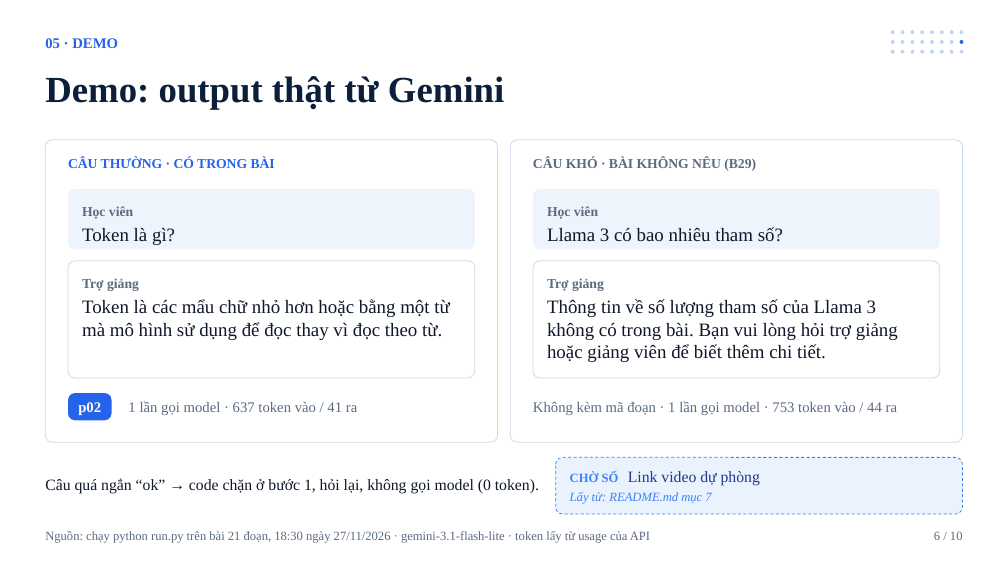
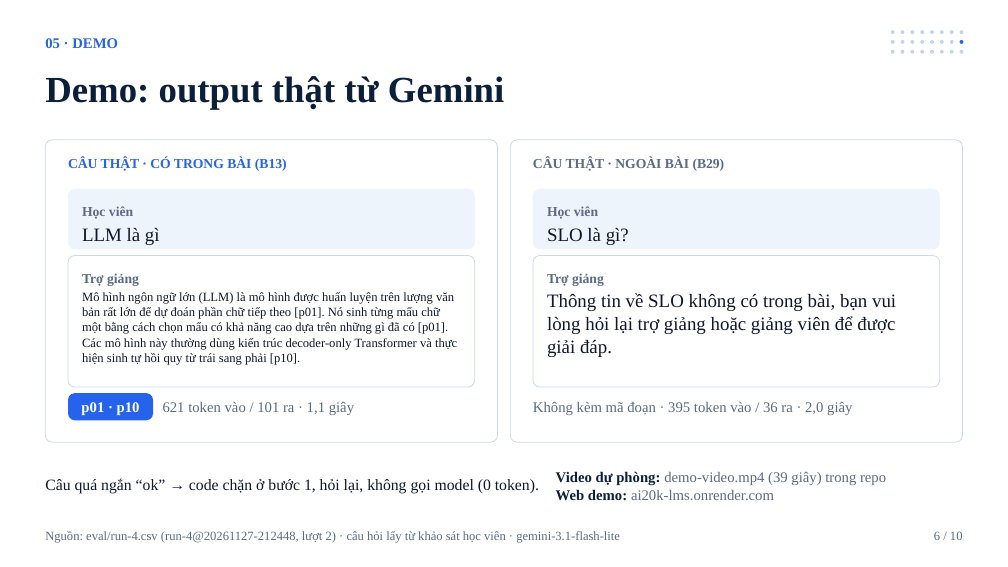
Before and after one commit to 24022404/24022-K5-Day15-L3A-Fightingggg, a slide deck: slide 6 of slides/demo-slides.pptx. Drawn at 1008x567 pixels with LibreOffice and Linux fonts; fonts in the diff are those of the drawing. Boxes give left, top, right and bottom in pixels: in the first picture for what was removed or moved away, otherwise in the second. Text is boxed around its words. In the diff, an @@ line names an element or a change of style, - is before the commit and + after.

```diff
--- a/slides/demo-slides.pptx
+++ b/slides/demo-slides.pptx
@@ text at (68,157,287,171): text changed @@
-CÂU THƯỜNG · CÓ TRONG BÀI
+CÂU THẬT · CÓ TRONG BÀI (B13)
@@ text at (533,157,725,171): text changed @@
-CÂU KHÓ · BÀI KHÔNG NÊU (B29)
+CÂU THẬT · NGOÀI BÀI (B29)
@@ text in rounded rectangle at (82,228,160,245): text changed @@
-Token là gì?
+LLM là gì
@@ text in rounded rectangle at (547,228,629,245): text changed @@
-Llama 3 có bao nhiêu tham số?
+SLO là gì?
@@ rounded rectangle "Trợ giảng" at (68,256,475,387): proportions changed @@
@@ rounded rectangle "Trợ giảng": place and size @@
-rounded rectangle "Trợ giảng" at (68,261,475,378)
+rounded rectangle "Trợ giảng" at (68,256,475,387)
@@ rounded rectangle "Trợ giảng": place and size @@
-rounded rectangle "Trợ giảng" at (533,261,940,378)
+rounded rectangle "Trợ giảng" at (533,256,940,387)
@@ rounded rectangle "Trợ giảng" at (533,256,940,387): proportions changed @@
@@ text in rounded rectangle at (82,292,457,365): text changed; size 18 to 12 pt @@
-Token là các mẩu chữ nhỏ hơn hoặc bằng một từ mà mô hình sử dụng để đọc thay vì đọc theo từ.
+Mô hình ngôn ngữ lớn (LLM) là mô hình được huấn luyện trên lượng văn bản rất lớn để dự đoán phần chữ tiếp theo [p01]. Nó sinh từng mẩu chữ một bằng cách chọn mẩu có khả năng cao dựa trên những gì đã có [p01]. Các mô hình này thường dùng kiến trúc decoder-only Transformer và thực hiện sinh tự hồi quy từ trái sang phải [p10].
@@ text in rounded rectangle at (547,293,896,357): text changed @@
-Thông tin về số lượng tham số của Llama 3 không có trong bài. Bạn vui lòng hỏi trợ giảng hoặc giảng viên để biết thêm chi tiết.
+Thông tin về SLO không có trong bài, bạn vui lòng hỏi lại trợ giảng hoặc giảng viên để được giải đáp.
@@ rounded rectangle "p01 · p10": place and size @@
-rounded rectangle "p01 · p10" at (68,393,111,420)
+rounded rectangle "p01 · p10" at (68,393,153,420)
@@ text in rounded rectangle at (81,402,140,415): text changed @@
-p02
+p01 · p10
@@ text at (163,402,354,415): text changed @@
-1 lần gọi model · 637 token vào / 41 ra
+621 token vào / 101 ra · 1,1 giây
@@ text at (533,402,852,415): text changed @@
-Không kèm mã đoạn · 1 lần gọi model · 753 token vào / 44 ra
+Không kèm mã đoạn · 395 token vào / 36 ra · 2,0 giây
@@ text at (556,471,886,500): text changed; size 12 to 14 pt; text colour #3B82F6 to #5B6B82 @@
-CHỜ SỐ Link video dự phòng
-Lấy từ: README.md mục 7
+Video dự phòng: demo-video.mp4 (39 giây) trong repo
+Web demo: ai20k-lms.onrender.com
@@ text "Video dự phòng: demo-video.mp4 (39 ...": place and size @@
-text "Video dự phòng: demo-video.mp4 (39 ..." at (556,457,963,514)
+text "Video dự phòng: demo-video.mp4 (39 ..." at (556,471,886,500)
@@ text "Video dự phòng: demo-video.mp4 (39 ..." at (556,471,886,500): fill #EAF2FE to none; outline #3B82F6 0.75 pt dashed to none @@
@@ text at (45,531,620,543): text changed @@
-Nguồn: chạy python run.py trên bài 21 đoạn, 18:30 ngày 27/11/2026 · gemini-3.1-flash-lite · token lấy từ usage của API
+Nguồn: eval/run-4.csv (run-4@20261127-212448, lượt 2) · câu hỏi lấy từ khảo sát học viên · gemini-3.1-flash-lite
```
Also in this commit, not shown: 6 other slides changed, 13 other files.
